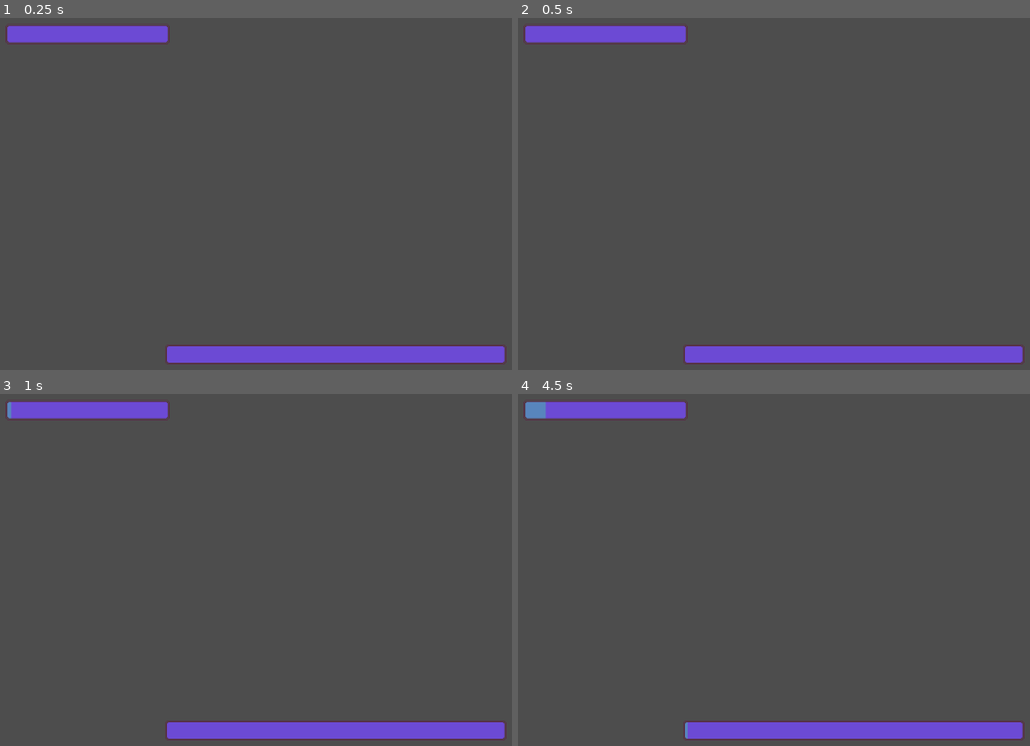
Above: before the commit, frames 1-4 (two rows, left to right).
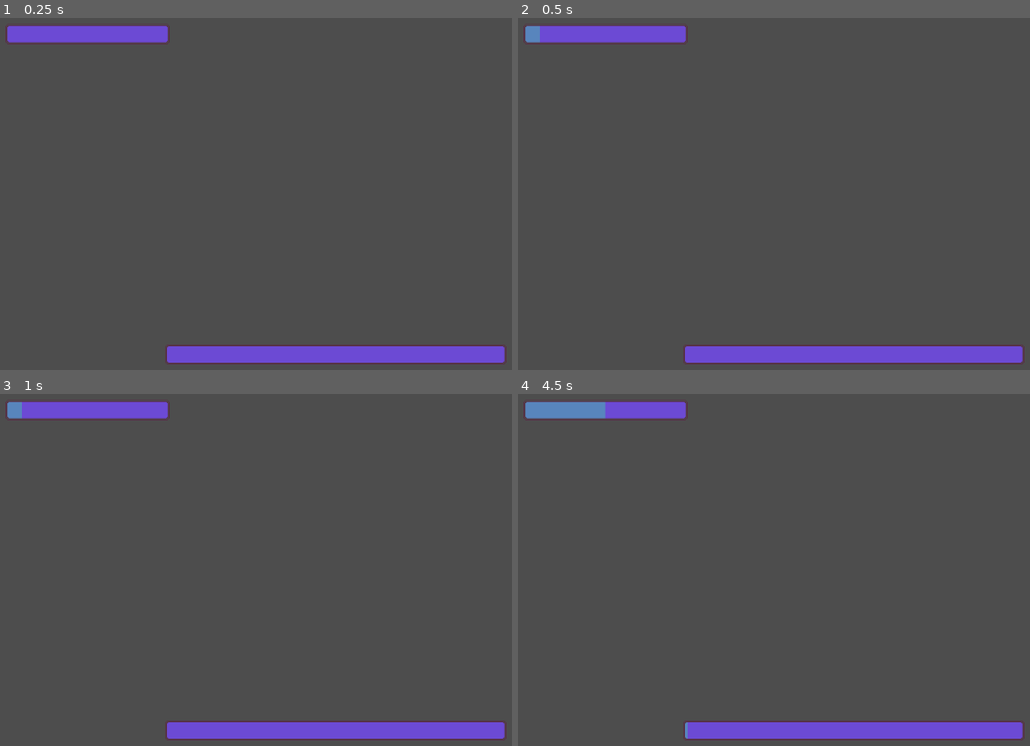
Above: after the commit, the same moments.

Repository: Mightysmallfry/BonesAndBullets
Game: Godot game, scene res://World/main.tscn
Two runs of this game, one before a commit and one after it. Both use one fixed random seed, a clock stepped at 60 frames per second and the inputs below.
Inputs:
- Up to frame 1 (0.25 s): no input
- Up to frame 2 (0.5 s): no input
- Up to frame 3 (1 s): no input
- Up to frame 4 (4.5 s): tap Enter at 1.25, 2.75 s; tap Space at 2, 4.25 s

Frame 1 is identical in both runs. In frame 2, 0.1% of the frame differs, in the area x 1-5%, y 2-7%; in frame 3, 0.1%; in frame 4, 0.5%, in the area x 5-18%, y 2-7%.

Commit message:
Added signal for event wrap up

Diff:
--- a/Globals.gd
+++ b/Globals.gd
@@ -9,20 +9,17 @@
 @export var DestinationTime: float = 300
 # This could change as a range of 20-40 seconds
 # When story event happens, pause the time until destination.
-@export var TimeBetweenStoryEvents: float = 30
+@export var TimeBetweenStoryEvents: float = 10
 
 var timer_max_times: Dictionary = { }
-
 
 # Called when the node enters the scene tree for the first time.
 func _ready() -> void:
 	pass # Replace with function body.
 
-
 # Called every frame. 'delta' is the elapsed time since the previous frame.
 func _process(delta: float) -> void:
 	pass
-
 
 func set_max_time(timer: Timer, max_time: float):
 	timer_max_times[timer] = max_time
--- a/StoryEvents/story_event_display.gd
+++ b/StoryEvents/story_event_display.gd
@@ -8,10 +8,14 @@
 # we don't really need the export but it's useful for creating the resource
 @export var storyEventData: StoryEventData
 
+
+signal finished_story_event
+
 # Called when the node enters the scene tree for the first time.
 func _ready() -> void:
 	visible = false
 	clear_vbox(choiceList)
+
 
 # Called every frame. 'delta' is the elapsed time since the previous frame.
 func _process(delta: float) -> void:
@@ -42,30 +46,34 @@
 		choiceList.add_child(button)
 
 func _on_choice_pressed(choiceData: StoryChoice):
-	print("Choices have been made as: %s", choiceData.ChoiceDescription)
+	print("Choices have been made as: " + choiceData.ChoiceDescription)
 	# Here is where we do a switch based off of the enum
 
 	match choiceData.ChoiceType:
 		StoryChoice.ChoiceTypeEnum.CONTINUE:
-			visible = false
+			finish_story_event()
 			# Emit continue signal to resume immediately
 			return
 		StoryChoice.ChoiceTypeEnum.BULLET:
 			print("No man outsmarts bullet")
-			visible = false
 			#Process effects of choice
-
+			finish_story_event()
 			# Emit continue signal
 			return
 		StoryChoice.ChoiceTypeEnum.HEALTH:
 			print("No man outsmarts Health")
-			visible = false
+			finish_story_event()
 			return
 		StoryChoice.ChoiceTypeEnum.PROGRESS:
 			print("No man outsmarts Progress")
-			visible = false
+			finish_story_event()
 			return
 		StoryChoice.ChoiceTypeEnum.GAMBLE:
 			print("No man outsmarts Gamble")
-			visible = false
+			finish_story_event()
 			return
+
+
+func finish_story_event() -> void:
+	visible = false
+	emit_signal("finished_story_event")
--- a/World/main.gd
+++ b/World/main.gd
@@ -11,8 +11,11 @@
 var _CachedEventFiles: Array[String] = []
 
 
+
 # Called when the node enters the scene tree for the first time.
 func _ready() -> void:
+	StoryEventDisplay.connect("finished_story_event", Callable(self, "_on_finished_story_event"))
+
 	Globals.set_max_time(DestinationTimer, Globals.DestinationTime)
 	Globals.set_max_time(StoryEventTimer, Globals.TimeBetweenStoryEvents)
 
@@ -36,7 +39,7 @@
 	var files: Array[String] = []
 
 	if dir == null:
-		push_error("Could not find story event cache directory: %s", %dirPath)
+		push_error("Could not find story event cache directory: " + dirPath)
 		return files
 
 	dir.list_dir_begin()
@@ -60,7 +63,7 @@
 
 	var storyDataAsResource: Resource = load(storyEventPath)
 	if storyDataAsResource == null or not storyDataAsResource is StoryEventData:
-		push_error("Failed to load valid StoryEventData at: %s", storyEventPath)
+		push_error("Failed to load valid StoryEventData at: " + storyEventPath)
 		return null
 
 	return storyDataAsResource as StoryEventData
@@ -70,7 +73,18 @@
 
 	var storyEventData: StoryEventData = get_random_story_event_data()
 	if (storyEventData):
-		print("Loaded StoryEvent: %s", storyEventData.Title)
+		print("Loaded StoryEvent: " + storyEventData.Title)
 
 	StoryEventDisplay.load_story_event_data(storyEventData)
 	StoryEventDisplay.visible = true
+
+
+
+func _on_finished_story_event() -> void:
+	# Continue Destination, restart eventTimer
+	# If we want slight variations in time, this is where we would implement it.
+	# then we also have to update the bars
+	DestinationTimer.set_paused(false)
+	StoryEventTimer.start()
+
+	print("Game has resumed")
--- a/World/main.tscn
+++ b/World/main.tscn
@@ -8,9 +8,11 @@
 script = ExtResource("1_njf5y")
 
 [node name="StoryProgressionTimer" type="Timer" parent="."]
+unique_name_in_owner = true
 one_shot = true
 
 [node name="StoryEventTimer" type="Timer" parent="."]
+unique_name_in_owner = true
 one_shot = true
 
 [node name="UI" type="Node" parent="."]
Not shown, changed: README.md
